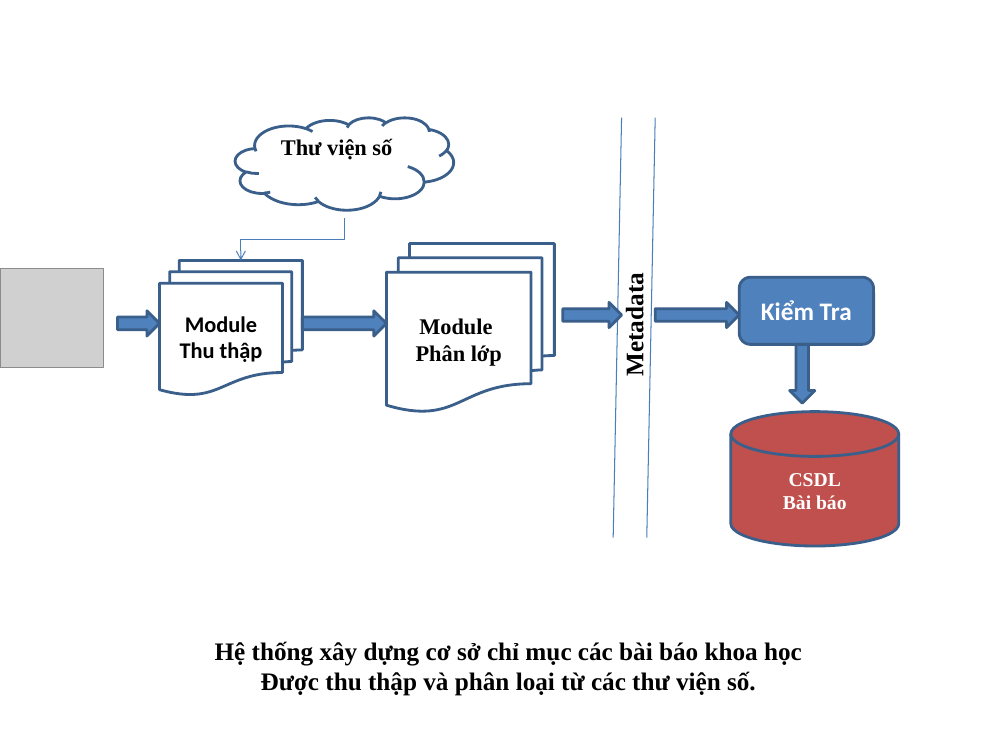
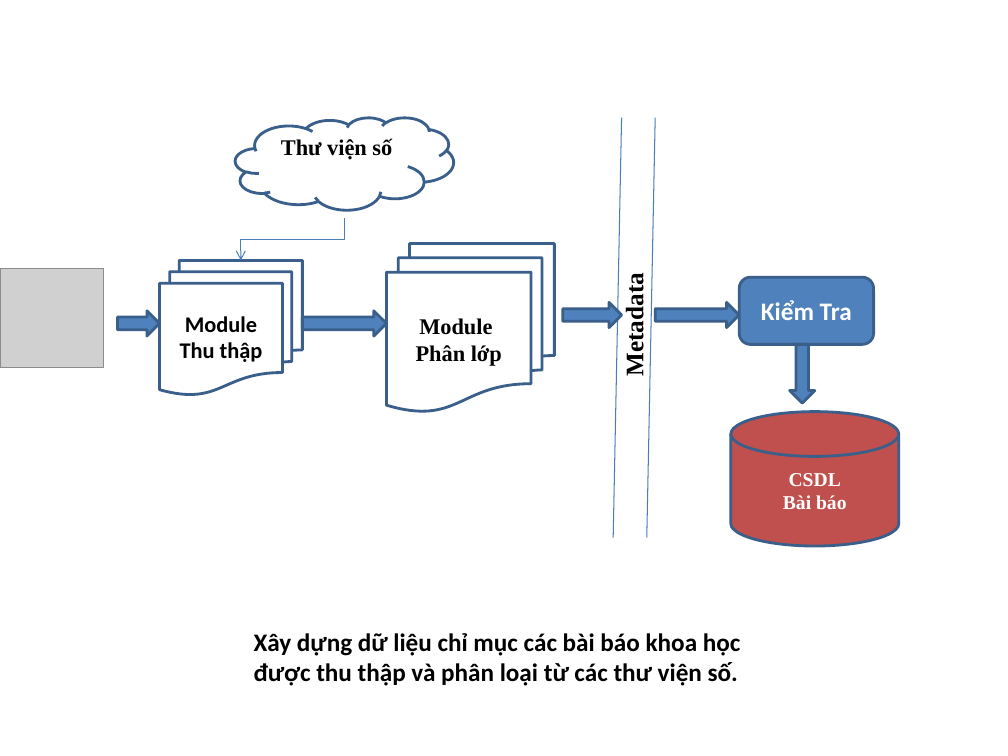
Before and after one commit to tiendv/detaitotnghiep, a slide deck: slide 1 of Outline thesis/De cuong/Kientrucdetai_26_8.pptx. Drawn at 1008x756 pixels with LibreOffice and Linux fonts; fonts in the diff are those of the drawing; grey boxes stand for pictures. Boxes give left, top, right and bottom in pixels: in the first picture for what was removed or moved away, otherwise in the second. Text is boxed around its words. In the diff, an @@ line names an element or a change of style, - is before the commit and + after.

```diff
--- a/Outline thesis/De cuong/Kientrucdetai_26_8.pptx
+++ b/Outline thesis/De cuong/Kientrucdetai_26_8.pptx
@@ text at (x1=254, y1=633, x2=741, y2=686): text changed; font Times New Roman to Calibri @@
-Hệ thống xây dựng cơ sở chỉ mục các bài báo khoa học
-Được thu thập và phân loại từ các thư viện số.
+Xây dựng dữ liệu chỉ mục các bài báo khoa học
+được thu thập và phân loại từ các thư viện số.
```
Also in this commit, not shown: 7 other files.
